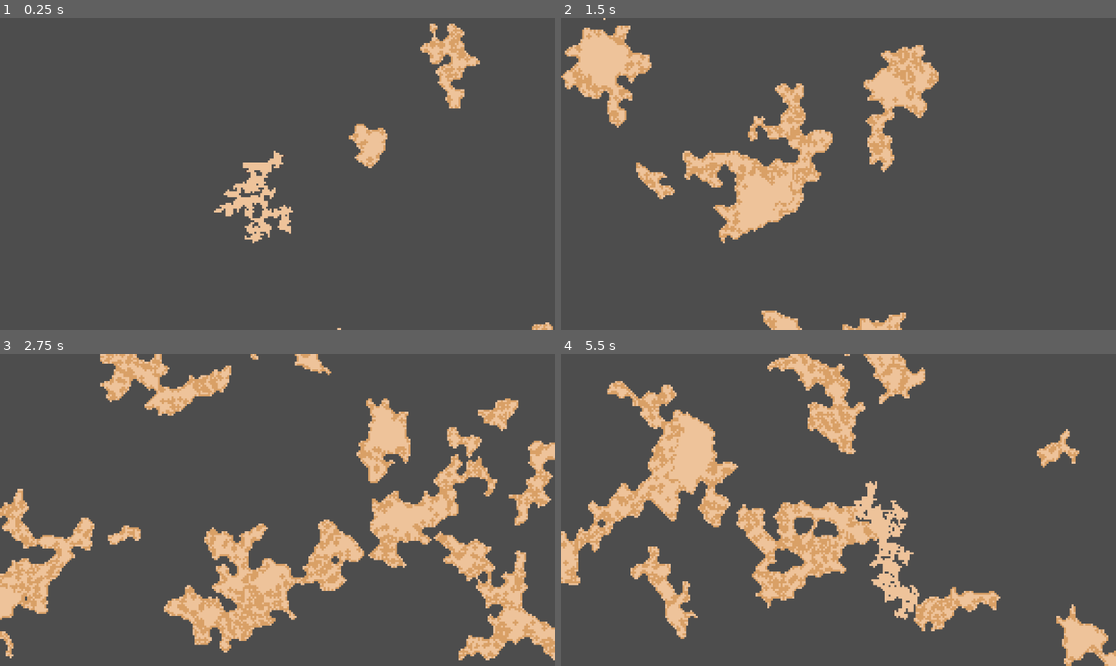
Above: before the commit, frames 1-4 (two rows, left to right).
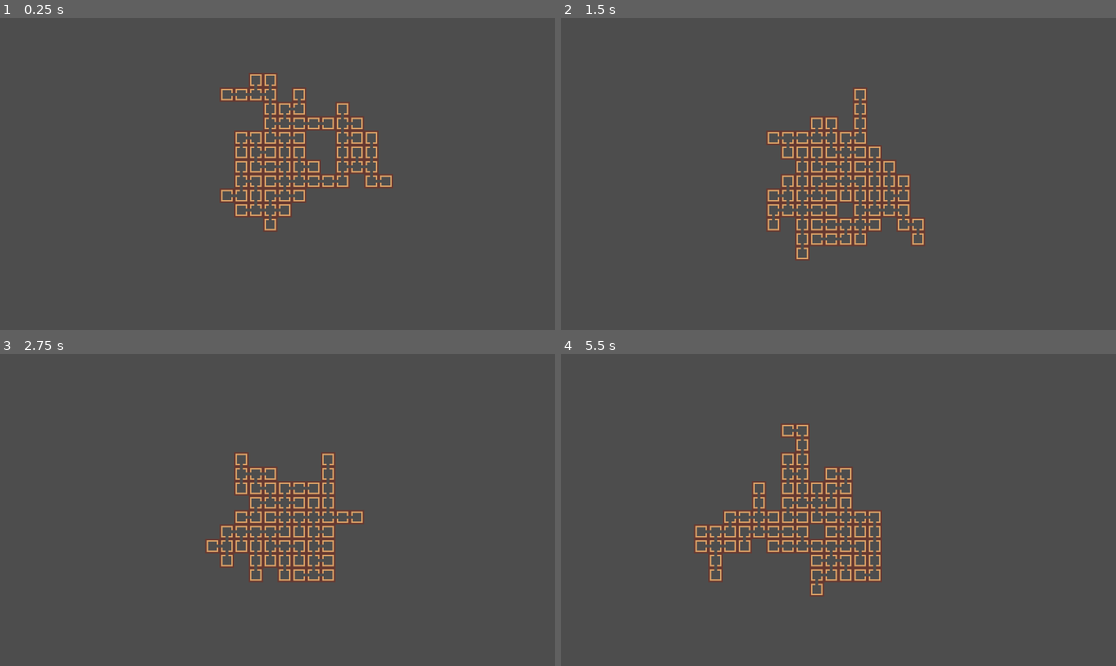
Above: after the commit, the same moments.

Repository: TreacherousDev/Treacherous
Game: Godot game, scene res://main/map_generator/map_manager.tscn
Two runs of this game, one before a commit and one after it. Both use one fixed random seed, a clock stepped at 60 frames per second and the inputs below.
Inputs (mouse positions are in pixels of both pictures, inside the frame that each line leads up to):
- Up to frame 1 (0.25 s): no input
- Up to frame 2 (1.5 s): tap Enter (ui_accept) at 0.5, 0.77 s; move the mouse to (960, 158) at 0.52 s; click (960, 158) at 0.67 s; move the mouse to (727, 189) at 1.27 s; click (727, 189) at 1.42 s
- Up to frame 3 (2.75 s): tap Enter (ui_accept) at 1.52 s; move the mouse to (333, 441) at 2.02 s; click (333, 441) at 2.17 s
- Up to frame 4 (5.5 s): move the mouse to (810, 572) at 2.77 s; click (810, 572) at 2.92 s; tap Enter (ui_accept) at 3.02, 3.77, 4.52 s; move the mouse to (1005, 556) at 3.52 s; click (1005, 556) at 3.67 s; move the mouse to (672, 463) at 4.27 s; click (672, 463) at 4.42 s; move the mouse to (866, 510) at 5.02 s; click (866, 510) at 5.17 s

The runs differ from the first frame. In frame 1, 6.8% of the frame differs, in the area x 38-100%, y 1-100%; in frame 2, 15%; in frame 3, 24%, in the area x 0-100%, y 0-99%; in frame 4, 21%.

Commit message:
important bugfix
iterator is 1 unit off, causing the generator to spawn a second unit when the other one is finished

Diff:
--- a/main/map_generator/cave_generator.gd
+++ b/main/map_generator/cave_generator.gd
@@ -27,7 +27,7 @@
 		if neighbor_count >= 5:
 			fill_next.append(cell)
 	for cell in fill_next:
-		if chunk % 200 == 0:
+		if chunk % 50 == 0:
 			await get_tree().process_frame
 		chunk += 1
 		map.set_cell(0, cell, 0, Vector2i(16, 0))
@@ -38,7 +38,7 @@
 		if neighbor_count < 4:
 			clear_next.append(cell)
 	for cell in clear_next:
-		if chunk % 200 == 0:
+		if chunk % 50 == 0:
 			await get_tree().process_frame
 		chunk += 1
 		map.set_cell(0, cell, 0, Vector2i(-1, -1))
@@ -103,8 +103,8 @@
 
 
 		# sample 1: prevents the map from branching more than 10 branching paths per iteration
-	if rooms_expected_next_iteration > 8:
+	if rooms_expected_next_iteration > 20:
 		force_spawn_room(parent_direction, room_selection)
-	#if rooms_expected_next_iteration < 2:
-		#delete_rooms_from_pool([parent_direction], room_selection)
+	if rooms_expected_next_iteration < 8:
+		delete_rooms_from_pool([parent_direction], room_selection)
 ################################################################################################
--- a/main/map_generator/map_generator.gd
+++ b/main/map_generator/map_generator.gd
@@ -91,8 +91,9 @@
 	while (next_active_cells.size() != 0):
 		iterations += 1
 		if iterations % batch_size == 0:
-#			await get_tree().create_timer(0.2).timeout
+			#await get_tree().create_timer(0.8).timeout
 			await get_tree().process_frame
+			print(expandable_rooms)
 
 		run_algorithm()
 
--- a/main/map_generator/map_manager.gd
+++ b/main/map_generator/map_manager.gd
@@ -20,19 +20,20 @@
 
 
 func start():
+	generator_iterator += 1
 	if generator_iterator > generator_count:
 		return
-	generator_iterator += 1
 
 	var gen = generator.instantiate()
 	add_child(gen)
 	gen.set_script(generator_script)
 	gen.expand_mode = gen.expand_modes.MIN
-	gen.start_position.x = randi_range(-150,150)
-	gen.start_position.y = randi_range(-90,90)
-	gen.start_id = randi_range(1, 15)
-	gen.map_size = randi_range(50, 1400)
-	gen.batch_size = 100
+	#gen.start_position.x = randi_range(-150,150)
+	#gen.start_position.y = randi_range(-90,90)
+	gen.start_position = Vector2i(0, 0)
+	gen.start_id = randi_range(15, 15)
+	gen.map_size = randi_range(50, 70)
+	gen.batch_size = 1
 	gen.finished_generating.connect(generate)
 	gen.start()
 
--- a/main/map_generator/map_manager.tscn
+++ b/main/map_generator/map_manager.tscn
@@ -1,17 +1,16 @@
 [gd_scene load_steps=5 format=3 uid="uid://d4ljvc70iujkn"]
 
-[ext_resource type="TileSet" uid="uid://b0jjcpx0cmh36" path="res://main/resources/map_generator_cave.tres" id="1_0im2v"]
+[ext_resource type="TileSet" uid="uid://7vhpumv5yog1" path="res://main/resources/map_generator_rooms.tres" id="1_jlbyk"]
 [ext_resource type="Script" path="res://main/map_generator/map_manager.gd" id="2_bmnuc"]
 [ext_resource type="PackedScene" uid="uid://b37gnjtxanqqk" path="res://generator.tscn" id="3_204fj"]
-[ext_resource type="Script" path="res://main/map_generator/cave_generator.gd" id="4_s48ja"]
+[ext_resource type="Script" path="res://main/map_generator/map_generator.gd" id="4_e82di"]
 
 [node name="map_manager" type="TileMap"]
-tile_set = ExtResource("1_0im2v")
+tile_set = ExtResource("1_jlbyk")
 format = 2
 script = ExtResource("2_bmnuc")
 generator = ExtResource("3_204fj")
-generator_count = 30
-generator_script = ExtResource("4_s48ja")
+generator_script = ExtResource("4_e82di")
 
 [node name="Camera2D" type="Camera2D" parent="."]
-zoom = Vector2(0.2, 0.2)
+zoom = Vector2(0.5, 0.5)
--- a/main/map_generator/rooms_generator.gd
+++ b/main/map_generator/rooms_generator.gd
@@ -123,9 +123,5 @@
 # USE THE FUNCTIONS LISTED BELOW TO MANIPPULATE THE ROOM SELECTION #
 ####################################################################
 
-	if rooms_expected_next_iteration > 3:
-		force_spawn_room(parent_direction, room_selection)
-		# sample 1: prevents the map from branching more than 10 branching paths per iteration
-	#if rooms_expected_next_iteration < 2:
-	#	delete_rooms_from_pool([parent_direction], room_selection)
+	#add_rooms_to_pool([10], 10, room_selection)
 ################################################################################################
--- a/project.godot
+++ b/project.godot
@@ -15,10 +15,6 @@
 config/features=PackedStringArray("4.2", "Forward Plus")
 config/icon="res://main/icon.svg"
 
-[display]
-
-window/size/mode=2
-
 [rendering]
 
 renderer/rendering_method="mobile"
